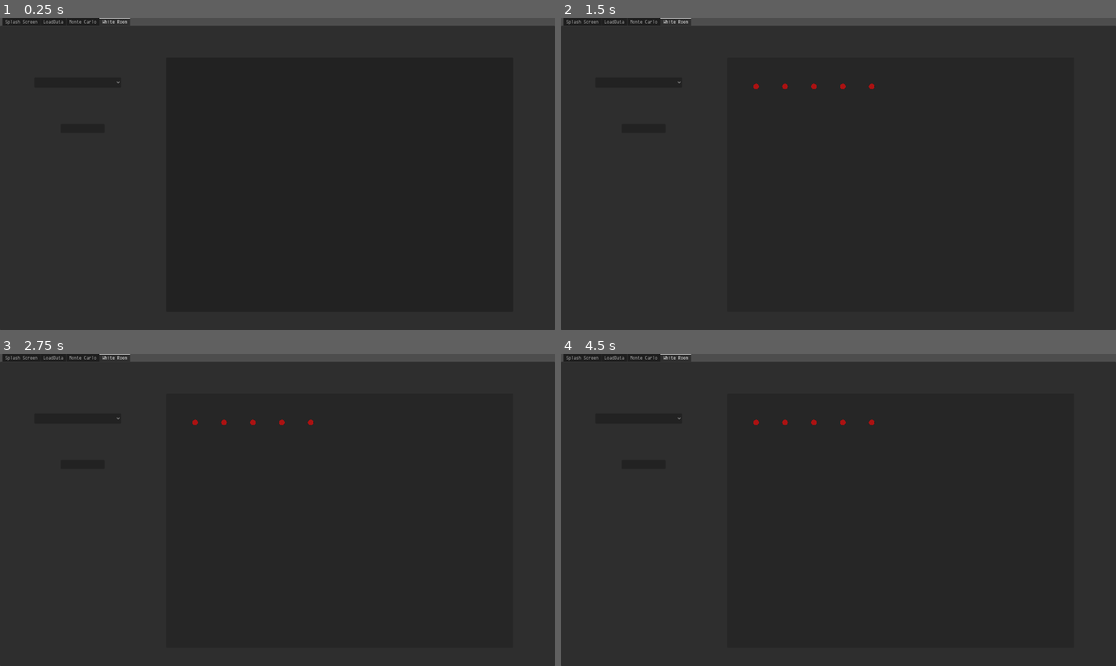
Above: before the commit, frames 1-4 (two rows, left to right).
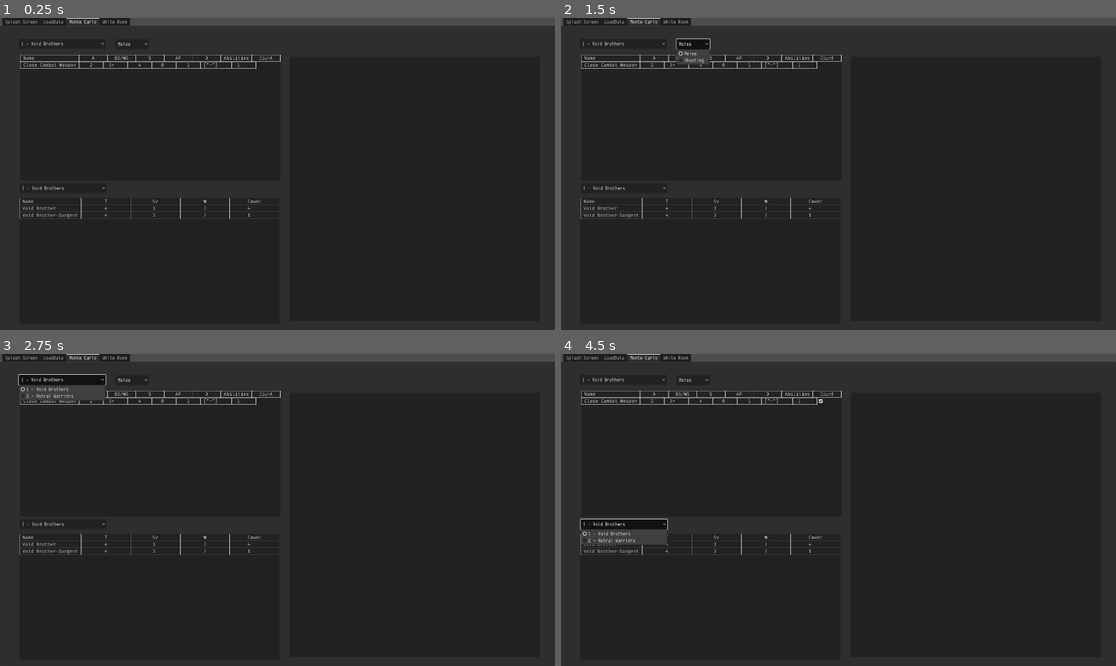
Above: after the commit, the same moments.

Repository: Scarfsman/WhiteRoom
Game: Godot game, scene res://Scenes/main.tscn
Two runs of this game, one before a commit and one after it. Both use one fixed random seed, a clock stepped at 60 frames per second and the inputs below.
Inputs (mouse positions are in pixels of both pictures, inside the frame that each line leads up to):
- Up to frame 1 (0.25 s): no input
- Up to frame 2 (1.5 s): click (644, 127) at 0.52 s; click (694, 42) at 1.25 s, where only the run after the commit has a clickable "Melee"
- Up to frame 3 (2.75 s): click (61, 378) at 2 s, where only the run after the commit has a clickable "1 - Void Brothers"
- Up to frame 4 (4.5 s): click (638, 419) at 2.77 s; click (827, 400) at 3.52 s; click (622, 525) at 4.25 s, where only the run after the commit has a clickable "1 - Void Brothers"

The runs differ from the first frame. In frame 1, 0.9% of the frame differs, in the area x 3-51%, y 0-65%; in frame 2, 1.2%; in frame 3, 1.4%; in frame 4, 1.6%, in the area x 3-57%, y 0-65%.

Commit message:
Multiple updates
Added support for overwriting fields of text so base sizes can be adjusted

updated the dataframe object to now include a reference index value to point back to the unit and weapon data

spawning units now takes the number, base size and movement values from the user data

added example units to the intial dataframe

Diff:
--- /dev/null
+++ b/Scenes/TextField.tscn
@@ -0,0 +1,23 @@
+[gd_scene load_steps=2 format=3 uid="uid://bff2hlpbayief"]
+
+[ext_resource type="Script" uid="uid://di2s8c4vhmo7d" path="res://Scenes/text_field.gd" id="1_0tlwm"]
+
+[node name="Control" type="Control"]
+layout_mode = 3
+anchors_preset = 15
+anchor_right = 1.0
+anchor_bottom = 1.0
+grow_horizontal = 2
+grow_vertical = 2
+script = ExtResource("1_0tlwm")
+
+[node name="LineEdit" type="LineEdit" parent="."]
+layout_mode = 1
+anchors_preset = 15
+anchor_right = 1.0
+anchor_bottom = 1.0
+grow_horizontal = 2
+grow_vertical = 2
+text = "Hello"
+
+[connection signal="text_submitted" from="LineEdit" to="." method="_on_line_edit_text_submitted"]
--- a/Scenes/main.tscn
+++ b/Scenes/main.tscn
@@ -31,7 +31,7 @@
 grow_horizontal = 2
 grow_vertical = 2
 theme = ExtResource("2_344ge")
-current_tab = 3
+current_tab = 2
 metadata/_edit_use_anchors_ = true
 
 [node name="Splash Screen" type="TabBar" parent="TabContainer"]
@@ -74,6 +74,7 @@
 offset_right = 399.0
 offset_bottom = 53.0
 grow_vertical = 2
+text = "Load JSON"
 
 [node name="OptionButton" type="OptionButton" parent="TabContainer/LoadData"]
 layout_mode = 0
@@ -85,7 +86,6 @@
 theme_override_fonts/font = ExtResource("4_hptm8")
 
 [node name="Monte Carlo" type="TabBar" parent="TabContainer"]
-visible = false
 layout_mode = 2
 script = ExtResource("5_d1ilt")
 metadata/_tab_index = 2
@@ -197,6 +197,7 @@
 grow_vertical = 2
 
 [node name="White Room" type="TabBar" parent="TabContainer"]
+visible = false
 layout_mode = 2
 script = ExtResource("7_fdnlq")
 metadata/_tab_index = 3
@@ -217,6 +218,7 @@
 offset_right = 362.0
 offset_bottom = 371.0
 grow_vertical = 2
+text = "Spawn selected unit"
 
 [node name="CharacterBody2D" type="CharacterBody2D" parent="TabContainer/White Room"]
 position = Vector2(1200, 352)
@@ -238,11 +240,20 @@
 popup/item_0/id = 0
 metadata/_edit_use_anchors_ = true
 
+[node name="ClearUnits" type="Button" parent="TabContainer/White Room"]
+layout_mode = 0
+offset_left = 577.0
+offset_top = 32.0
+offset_right = 862.0
+offset_bottom = 68.0
+text = "Clear Battlefield"
+
+[connection signal="file_selected" from="FileDialogRed" to="." method="_on_file_dialog_red_file_selected"]
 [connection signal="file_selected" from="FileDialogRed" to="." method="_on_file_dialog_file_selected"]
-[connection signal="file_selected" from="FileDialogRed" to="." method="_on_file_dialog_red_file_selected"]
 [connection signal="pressed" from="TabContainer/LoadData/Load" to="." method="_on_load_pressed"]
 [connection signal="item_selected" from="TabContainer/LoadData/OptionButton" to="." method="_on_option_button_item_selected"]
 [connection signal="item_selected" from="TabContainer/Monte Carlo/AttackerSelection" to="TabContainer/Monte Carlo" method="_on_subject_selection_item_selected"]
 [connection signal="item_selected" from="TabContainer/Monte Carlo/AttackerWeaponType" to="TabContainer/Monte Carlo" method="_on_subject_weapon_type_item_selected"]
 [connection signal="item_selected" from="TabContainer/Monte Carlo/DefenderSelection" to="TabContainer/Monte Carlo" method="_on_target_selection_item_selected"]
 [connection signal="pressed" from="TabContainer/White Room/Load" to="TabContainer/White Room" method="_on_load_pressed"]
+[connection signal="pressed" from="TabContainer/White Room/ClearUnits" to="TabContainer/White Room" method="_on_clear_units_pressed"]
--- /dev/null
+++ b/Scenes/text_field.gd
@@ -0,0 +1,6 @@
+extends Control
+
+var rowNumber: int = 0
+
+func _on_line_edit_text_submitted(new_text: String) -> void:
+    globals.Units.data[rowNumber][-1] = int(new_text)
--- a/icon.svg
+++ /dev/null
@@ -1 +0,0 @@
-<svg xmlns="http://www.w3.org/2000/svg" width="128" height="128"><rect width="124" height="124" x="2" y="2" fill="#363d52" stroke="#212532" stroke-width="4" rx="14"/><g fill="#fff" transform="translate(12.322 12.322)scale(.101)"><path d="M105 673v33q407 354 814 0v-33z"/><path fill="#478cbf" d="m105 673 152 14q12 1 15 14l4 67 132 10 8-61q2-11 15-15h162q13 4 15 15l8 61 132-10 4-67q3-13 15-14l152-14V427q30-39 56-81-35-59-83-108-43 20-82 47-40-37-88-64 7-51 8-102-59-28-123-42-26 43-46 89-49-7-98 0-20-46-46-89-64 14-123 42 1 51 8 102-48 27-88 64-39-27-82-47-48 49-83 108 26 42 56 81zm0 33v39c0 276 813 276 814 0v-39l-134 12-5 69q-2 10-14 13l-162 11q-12 0-16-11l-10-65H446l-10 65q-4 11-16 11l-162-11q-12-3-14-13l-5-69z"/><path d="M483 600c0 34 58 34 58 0v-86c0-34-58-34-58 0z"/><circle cx="725" cy="526" r="90"/><circle cx="299" cy="526" r="90"/></g><g fill="#414042" transform="translate(12.322 12.322)scale(.101)"><circle cx="307" cy="532" r="60"/><circle cx="717" cy="532" r="60"/></g></svg>
--- /dev/null
+++ b/line_edit.gd
@@ -0,0 +1,5 @@
+extends LineEdit
+
+
+func _process(float):
+    print('????????????????????')
--- a/project.godot
+++ b/project.godot
@@ -13,7 +13,6 @@
 config/name="The White Room"
 run/main_scene="res://Scenes/main.tscn"
 config/features=PackedStringArray("4.4", "Forward Plus")
-config/icon="res://icon.svg"
 
 [autoload]
 
--- a/scripts/DataFrame.gd
+++ b/scripts/DataFrame.gd
@@ -4,14 +4,18 @@
 'https://www.youtube.com/@squadron_studio'
 
 @export var data: Array
+@export var index: Array
 @export var columns: PackedStringArray
 
-
-static func New(d: Array, c = false) -> DataFrame:
+static func New(d: Array, c = false, i = []) -> DataFrame:
     var df = DataFrame.new()
     df.data = d
     if c:
         df.columns = c
+    if i == []:
+        df.index = range(len(d))
+    else:
+        df.index = i
     return df
 
 # getters
@@ -61,17 +65,20 @@
     assert(newDataFrame.columns == columns)
     for row in newDataFrame.data:
         data.append(row)
+    index = range(len(data))
 
 func filter(colName: String, arg, exclude = false) -> DataFrame:
     var filterData = []
     var filterColumn = GetColumns(colName)
+    var newIndex = []
     for i in len(filterColumn):
         if (filterColumn[i] == arg) and (exclude == false):
             filterData.append(data[i])
+            newIndex.append(index[i])
         elif (filterColumn[i] != arg) and (exclude == true):
             filterData.append(data[i])
-
-    return DataFrame.New(filterData, columns)
+            newIndex.append(index[i])
+    return DataFrame.New(filterData, columns, newIndex)
 
 func Size():
     return len(data)
@@ -169,4 +176,4 @@
                 newData[row][column] += ' '
         for i in range(maxLength + 2 - len(newCols[column])):
              newCols[column] += ' '
-    return DataFrame.New(newData, newCols)
+    return DataFrame.New(newData, newCols, index)
--- a/scripts/Globals.gd
+++ b/scripts/Globals.gd
@@ -18,7 +18,8 @@
                 'W',
                 'Ld',
                 'OC',
-                'Count']
+                'Count',
+                'Base Size']
 var weaponCols = ['id',
                   'Datasheet',
                   'Name',
@@ -30,8 +31,19 @@
                   'D',
                   'Abilities',
                   'Count']
-var Units = DataFrame.New([], unitCols)
-var Weapons = DataFrame.New([], weaponCols)
+
+var exampleUnits = [[1, 'Void Brothers', 'Void Brother', '6', 4, 3, 2, 7, 2, 4, 32],
+                    [1, 'Void Brothers', 'Void Brother-Sargent', '6', 4, 3, 2, 7, 2, 1, 32],
+                    [2, 'Astral Warriors', 'Warrior', 6, 3, 5, 1, 7, 2, 10, 25]]
+
+var exampleWeapons = [[1, 'Void Brothers', 'Grenade Rifle', '24"', 2, '3+', 4, 1, 1, ["-"], 4],
+                      [1, 'Void Brothers', 'Plasma Mortar', '24"', 'D6', '3+', 6, 0, 1, ["-"], 1],
+                      [1, 'Void Brothers', 'Close Combat Weapon', 'Melee', '2', '3+', 4, 0, 1, ["-"], 1],
+                      [2, 'Astral Warriors', 'Slug Thrower', '24"', 2, '4+', 3, 0, 1, ["-"], 10],
+                      [2, 'Astral Warriors', 'Close Combat Weapon', 'Melee', 1, '4+', 3, 0, 1, ["-"], 10]]
+
+var Units = DataFrame.New(exampleUnits, unitCols)
+var Weapons = DataFrame.New(exampleWeapons, weaponCols)
 
 #column names for the dataframes used to show the data used for the monte
 #carlo simulation
@@ -51,7 +63,10 @@
     for characteristic in profile['characteristics']:
         chars.append(characteristic['$text'])
 
+    #get the number of models
     chars.append(count)
+    #add place holder value for the base size
+    chars.append(25)
     return chars
 
 func addWeapons(idnumber, datasheetName, weaponName, profile, count):
@@ -213,7 +228,7 @@
     return totalAttacks
 
 func getHits(HitOn, attacks, abilities, debug):
-    var hits = 0
+    hits = 0
     var crits = 0
 
     var lethalHits = 0
@@ -291,7 +306,6 @@
             print('-----------------')
             print(attackerdf.GetColumns('Name')[weapon])
             print('-----------------')
-        var Torrent = false
         var abilities = attackerdf.GetColumns('Abilities')[weapon]
         var attacks = attackerdf.GetColumns('A')[weapon]
         var count =  float(attackerdf.GetColumns('Count')[weapon])
--- a/scripts/main.gd
+++ b/scripts/main.gd
@@ -11,6 +11,22 @@
     file_access_web.load_started.connect(_on_file_load_started)
     file_access_web.progress.connect(_on_progress)
 
+    $TabContainer/LoadData/OptionButton.clear()
+    $"TabContainer/Monte Carlo/AttackerSelection".clear()
+    $"TabContainer/Monte Carlo/DefenderSelection".clear()
+
+    var list = []
+    for unit in globals.Units.data:
+        var unitString = str(unit[0]) + ' - ' + unit[1]
+        if unitString not in list:
+            $TabContainer/LoadData/OptionButton.add_item(unitString, unit[0])
+            $"TabContainer/Monte Carlo/AttackerSelection".add_item(unitString, unit[0])
+            $"TabContainer/Monte Carlo/DefenderSelection".add_item(unitString, unit[0])
+            list.append(unitString)
+    display_data(1)
+    monte_carlo.displayAttacker(1)
+    monte_carlo.displayDefender(1)
+
 #display data
 func display_data(id = 0) -> void:
     var unitData
@@ -18,6 +34,7 @@
     var path
 
     if id == 0:
+        #if id = 0, display everything
         unitData = globals.Units
         weaponData = globals.Weapons
     else:
@@ -30,7 +47,7 @@
     unitData = unitData.prettify()
     var unitTable = get_node(path + '/ModelData')
     unitTable.data = unitData
-    unitTable.Render()
+    unitTable.RenderText()
 
     weaponData = weaponData.prettify()
     var weapponTable = get_node(path + '/WeaponData')
@@ -44,6 +61,8 @@
     #file_access_web.open()
 
 #Red Team File Uploaded
+#this function is left in for debugging without having to build the app
+#to the web, leave here for now
 func _on_file_dialog_red_file_selected(path: String) -> void:
     rosterData = globals.load_json_file(path)
     rosterData = globals.json_to_dataframe(rosterData)
@@ -54,8 +73,6 @@
     $"TabContainer/Monte Carlo/AttackerSelection".clear()
     $"TabContainer/Monte Carlo/DefenderSelection".clear()
     $"TabContainer/White Room/UnitSelection".clear()
-
-    print(globals.Units.GetColumns('id'))
 
     var list = []
     for unit in globals.Units.data:
--- a/scripts/monte_calro.gd
+++ b/scripts/monte_calro.gd
@@ -66,16 +66,19 @@
     weaponData = weaponData.filter('Range', 'Melee', range)
 
     attackerData = weaponData
-    weaponData = weaponData.GetColumns(globals.attackerCols).prettify()
-    var attackerTable = $Subject/ModelData
-    attackerTable.data = weaponData
-    attackerTable.RenderCheck()
+    if attackerData.Size() >= 1:
+        weaponData = weaponData.GetColumns(globals.attackerCols).prettify()
+        var attackerTable = $Subject/ModelData
+        attackerTable.data = weaponData
+        attackerTable.RenderCheck()
 
 func displayDefender(id):
+    print(id)
     var unitData = globals.Units
     unitData = unitData.filter('id', id)
 
     defenderData = unitData
+    print(unitData)
     unitData = unitData.GetColumns(['Name', 'T', 'Sv', 'W', 'Count'])
     unitData = unitData.prettify()
     var defenderTable = $Target/ModelData
--- a/scripts/object.gd
+++ b/scripts/object.gd
@@ -12,9 +12,10 @@
 var FOV_incrament = 2 *  PI / 60
 var maxDist: float
 var travelDist
-var M: float = 14
+var M: float
 var neighbours = []
 
+var radius: float
 var startPos: Vector2 = Vector2(0, 0)
 var temp1: Vector2
 var temp2: Vector2
@@ -22,7 +23,7 @@
 @onready var space_state = get_world_2d().direct_space_state
 
 func _ready():
-    maxDist = globals.inchesToPixels(M)
+    maxDist = globals.inchesToPixels(maxDist)
     offsetParent = get_parent().global_position
     var boundries = get_parent().get_size()
     leftBound = offsetParent[0]
@@ -38,31 +39,28 @@
         angle += FOV_incrament
     set_start_position()
 
-func get_FOV_circle(from: Vector2, radius):
-    var angle = FOV_incrament
+func get_FOV_circle(radius):
     var points = PackedVector2Array()
 
     for ray in $Rays.get_children():
         ray.target_position =  ray.target_position.normalized() * radius
         if ray.is_colliding():
-            print
             points.append((ray.get_collision_point() - ray.global_position))
         else:
             points.append(ray.target_position)
 
     return points
 
-func draw_target_area(position: Vector2, distance:float ) -> void:
-    var points = get_FOV_circle(position, distance)
+func draw_target_area(distance:float ) -> void:
+    var points = get_FOV_circle(distance)
     set_target_area(points)
 
 func _draw() -> void:
     draw_line(temp1, temp2, Color.WHITE)
 
 # Called every frame. 'delta' is the elapsed time since the previous frame.
-func _process(delta: float) -> void:
+func _process(_delta: float) -> void:
     if dragging:
-        var prevPos = position
         var targetPos = get_global_mouse_position() - offsetPos
         #make sure the object isn't being moved outside the bounds of the
         #gameboard
@@ -71,7 +69,7 @@
 
         var x = (targetPos[0] - startPos[0])
         var y = (targetPos[1] - startPos[1])
-        var travelDist: float = (x**2) + (y**2)
+        travelDist = (x**2) + (y**2)
         travelDist = pow(travelDist, 1/2.0)
         #if we are traveling further than we are allowed, stop that
         if travelDist > maxDist:
@@ -84,7 +82,7 @@
             targetPos = Vector2(xNew, yNew)
 
         position = targetPos - offsetParent
-        draw_target_area(Vector2(0, 0), maxDist - min(travelDist, maxDist) + 50)
+        draw_target_area(maxDist - min(travelDist, maxDist))
 
 func _on_button_button_down() -> void:
     dragging = true
@@ -102,7 +100,7 @@
     set_target_area(PackedVector2Array())
 
 
-func _input(ev):
+func _input(_ev):
     if Input.is_key_pressed(KEY_SPACE):
         set_start_position()
     if Input.is_key_pressed(KEY_R):
@@ -111,8 +109,6 @@
 
 func set_start_position() -> void:
     startPos = global_position
-    maxDist = globals.inchesToPixels(M)
 
 func reset_sprite() -> void:
     position = startPos - offsetParent
-    maxDist = globals.inchesToPixels(M)
--- a/scripts/table.gd
+++ b/scripts/table.gd
@@ -3,6 +3,7 @@
 @onready var TableRow = preload("res://Scenes/table_row.tscn")
 @onready var TableCell = preload("res://Scenes/table_cell.tscn")
 @onready var TickBox = preload("res://Scenes/check_box.tscn")
+@onready var TextBox = preload("res://Scenes/TextField.tscn")
 
 @export var data: DataFrame
 
@@ -11,7 +12,7 @@
     if data:
         #clear the curent displayed table
         for n in $ScrollContainer/Rows.get_children():
-            $ScrollContainer/Rows.remove_child(n)
+            n.queue_free()
 
         var columns = TableRow.instantiate()
         $ScrollContainer/Rows.add_child(columns)
@@ -32,11 +33,10 @@
                 row.add_child(cell)
 
 func RenderCheck():
-    print('render Check')
     if data:
         #clear the curent displayed table
         for n in $ScrollContainer/Rows.get_children():
-            $ScrollContainer/Rows.remove_child(n)
+            n.queue_free()
 
         var columns = TableRow.instantiate()
         $ScrollContainer/Rows.add_child(columns)
@@ -57,3 +57,41 @@
                 row.add_child(cell)
             var check = TickBox.instantiate()
             row.add_child(check)
+
+func RenderText():
+    if data:
+        #clear the curent displayed table
+        for n in $ScrollContainer/Rows.get_children():
+            n.queue_free()
+
+        var columns = TableRow.instantiate()
+        $ScrollContainer/Rows.add_child(columns)
+
+        for value in data.columns:
+            var cell = TableCell.instantiate()
+            cell.text = str(value)
+            columns.add_child(cell)
+
+        var row_count = data.Size()
+        for r in range(row_count):
+            var row = TableRow.instantiate()
+            $ScrollContainer/Rows.add_child(row)
+
+            for value in range(len(data.GetRow(r))):
+                if value < len(data.GetRow(r)) - 1:
+                    var cell = TableCell.instantiate()
+                    cell.text = str(data.GetRow(r)[value])
+                    row.add_child(cell)
+                else:
+                    var cell = TableCell.instantiate()
+                    var newText = ''
+                    for i in range(len(str(data.GetRow(r)[value]))):
+                        newText += ' '
+                    cell.text = newText
+
+                    row.add_child(cell)
+                    var check = TextBox.instantiate()
+                    check.get_node('LineEdit').text = str(data.GetRow(r)[value])
+                    check.rowNumber = data.index[r]
+                    cell.add_child(check)
+                    #check.rowNumber = r
--- a/scripts/unit.gd
+++ b/scripts/unit.gd
@@ -7,28 +7,41 @@
             checkNeighbours(i, visited)
 
 func _draw() -> void:
+    var reqCount: bool = true
+    var singleModel: bool = false
     for model in get_children():
         var currPos = model.position
-        var target: Vector2
-        var neighbours = []
+
+        #variable of check whether each model has the right amount
+        #of neighbours
+        var allModels: Array = get_children()
+        var requiredNeighbours: int = 0
+        if len(allModels) >= 7:
+            requiredNeighbours = 2
+        elif len(allModels) > 1:
+            requiredNeighbours = 1
+        else:
+            singleModel = true
         model.neighbours = []
-        for otherModel in get_children():
+        for otherModel in allModels:
             var dist = currPos.distance_to(otherModel.position)
-            if (dist != 0) and (dist < globals.inchesToPixels(2)):
+            if (dist != 0) and (dist < (globals.inchesToPixels(2) + model.radius)):
                 model.neighbours.append(otherModel)
                 draw_line(model.position, otherModel.position, Color.WHITE)
+        if len(model.neighbours) < requiredNeighbours:
+            reqCount = false
 
-        var allModels: Array = get_children()
         var currCheck: Array = []
         checkNeighbours(allModels[0], currCheck)
-        if len(currCheck) == len(allModels):
+        var inRange: bool = len(currCheck) == len(allModels)
+
+        if (inRange and reqCount) or singleModel:
             for i in allModels:
                 i.get_node('Sprite2D').modulate = Color(0,1,0)
         else:
             for i in allModels:
-                print(i.get_children())
                 i.get_node('Sprite2D').modulate = Color(1,0,0)
 
 
-func _process(float) -> void:
+func _process(_float) -> void:
     queue_redraw()
--- a/scripts/white_room.gd
+++ b/scripts/white_room.gd
@@ -9,11 +9,47 @@
 
 # Called every frame. 'delta' is the elapsed time since the previous frame.
 
+var models = [40, 40, 40, 40]
+
 func _on_load_pressed() -> void:
+    models = []
+    print($UnitSelection.get_selected_id())
+    #filter the units data frame for the unit based on the drop down box
+    var unitData = globals.Units.filter('id', $UnitSelection.get_selected_id())
+    unitData = unitData.GetColumns(['Count', 'Base Size', 'M']).data
+    for row in unitData:
+        for i in range(row[0]):
+            models.append([row[1], row[2]])
+
     var newUnit = unit.instantiate()
-    for i in range(5):
+    for indx in range(len(models)):
+        #create a new model class object and add it to the unit
         var newModel = model.instantiate()
         newUnit.add_child(newModel)
-        newModel.position = Vector2(i*100 + 100, 100)
-        newModel.get_node('Sprite2D').scale = Vector2(0.2, 0.2)
+
+        #set the models movement
+        newModel.maxDist = models[indx][1]
+
+        #resolve models radius
+        var radius: float = models[indx][0]
+        #convert milimeters to inches
+        radius = radius/25.4
+        #convert inches to pixels
+        radius = globals.inchesToPixels(radius)
+        #get the scale factor for the sprite
+        radius = radius/100
+        var rowCount: int = 0
+        #set the sprite scale accordingly
+        newModel.get_node('Sprite2D').scale = Vector2(radius, radius)
+        rowCount = indx/5
+
+        #spawn the model
+        var x = (indx*radius*150) + 150 - ((indx/5)*radius*150*5)
+        var y = 150 + (radius * 150 * rowCount)
+        newModel.position = Vector2(x, y)
+
     $Panel.add_child(newUnit)
+
+func _on_clear_units_pressed() -> void:
+    for child in $Panel.get_children():
+        child.queue_free()
Not shown, added: Scenes/text_field.gd.uid
Not shown, removed: icon.svg.import
Not shown, added: line_edit.gd.uid
